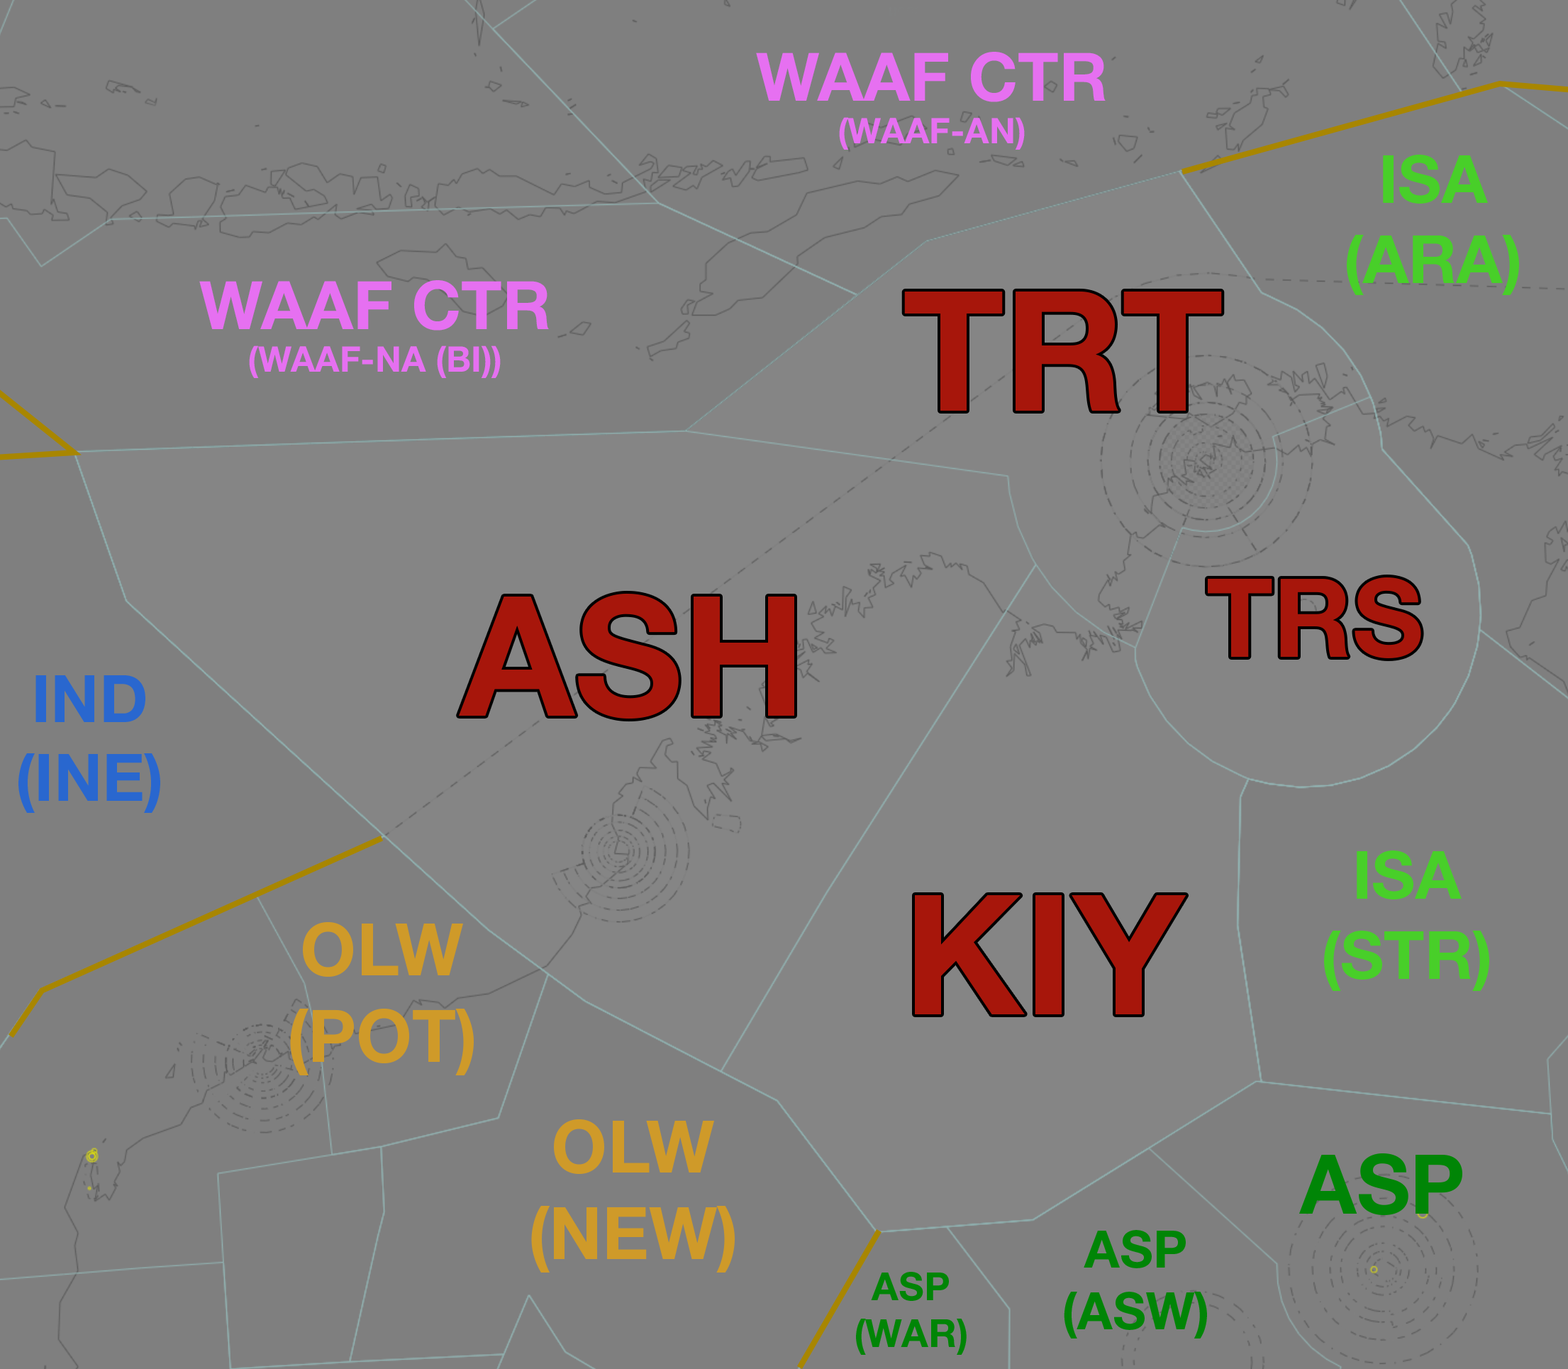
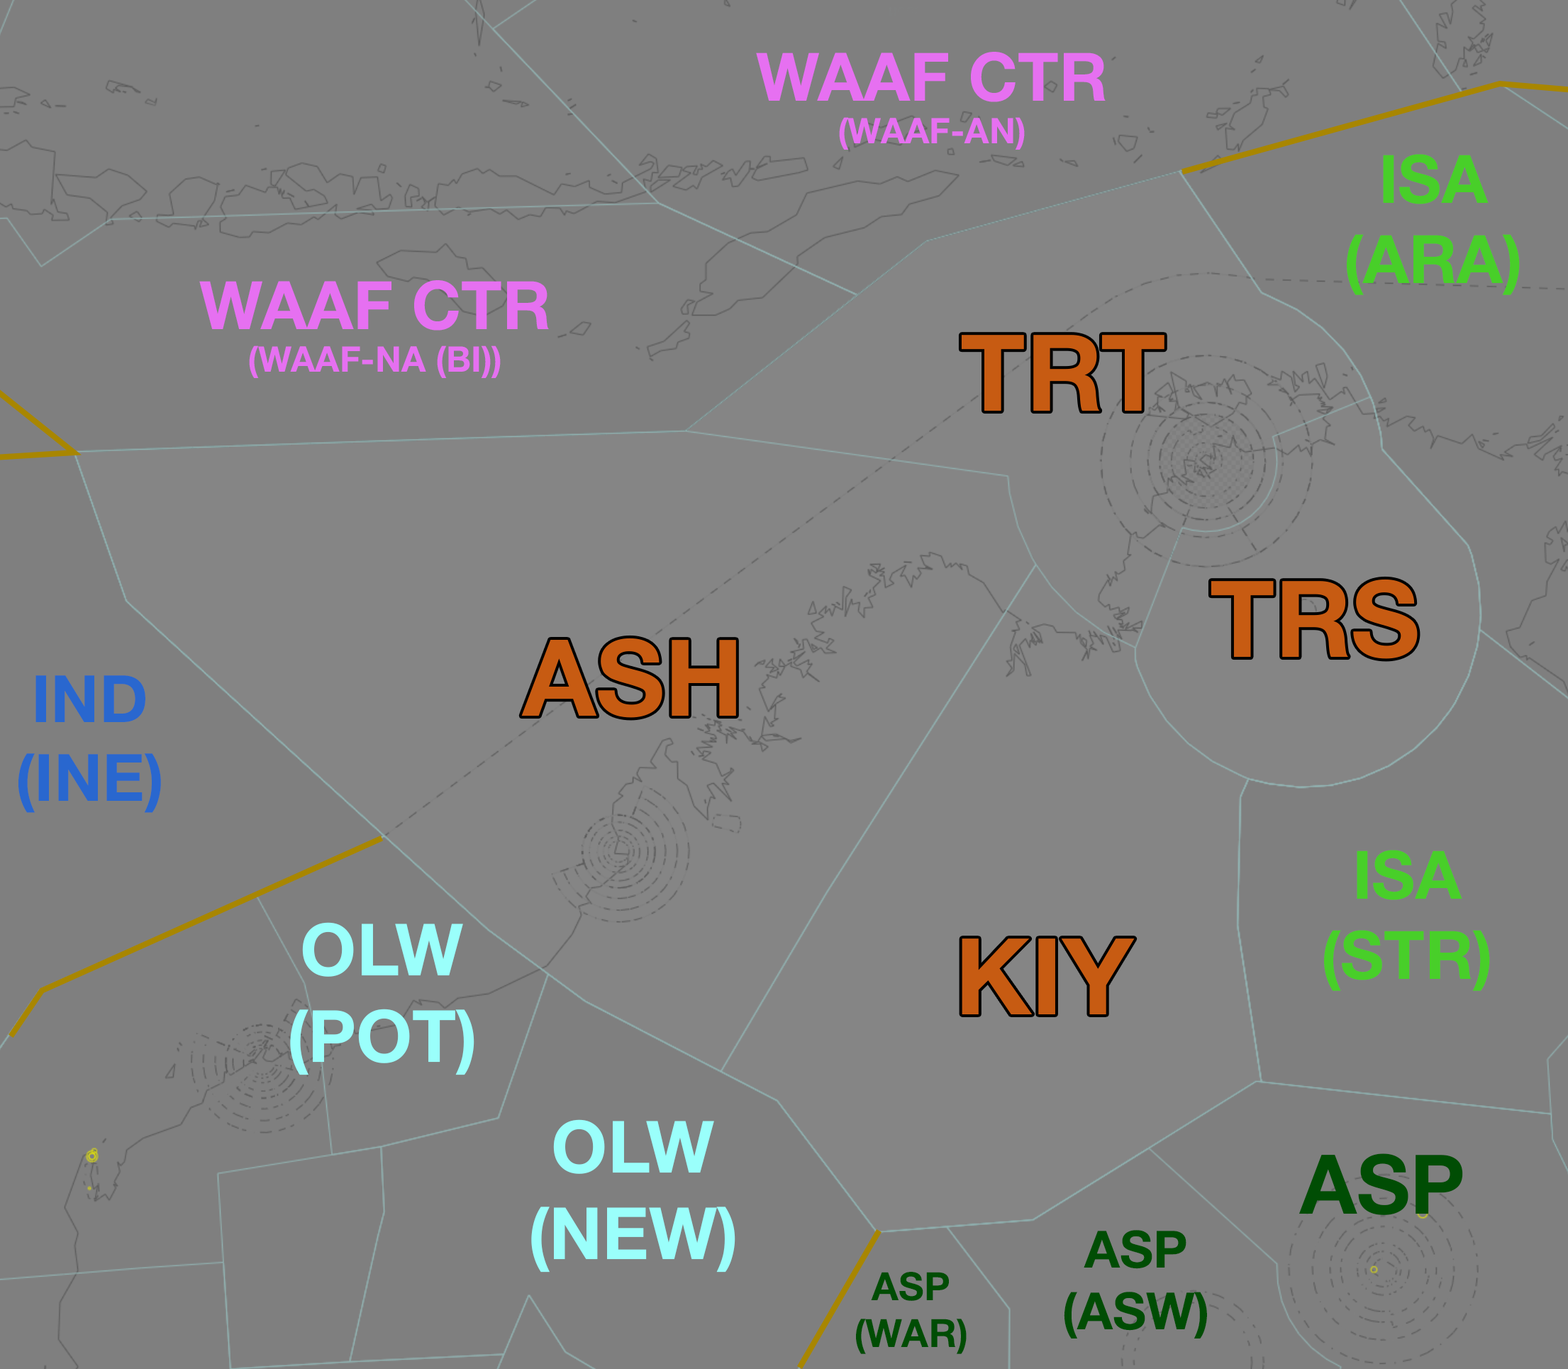
Two versions of the same layered image (1568x1369). Layer-by-layer changes:
painted on "KIY" over [914, 894, 1187, 1015]
painted on "TRS" over [1207, 577, 1422, 659]
painted on "ASH" over [458, 592, 795, 720]
painted on "TRT" over [904, 290, 1222, 412]
painted on "OLW (NEW)" over [531, 1119, 736, 1273]
painted on "OLW (POT)" over [290, 921, 475, 1076]
painted on "ASP" over [1299, 1153, 1464, 1215]
painted on "ASP (ASW)" over [1063, 1229, 1208, 1339]
painted on "ASP (WAR)" over [855, 1271, 967, 1355]
painted on "ISA (STR)" over [1324, 849, 1490, 991]
painted on "ISA (ARA)" over [1346, 153, 1520, 296]
painted on "IND (INE)" over [18, 675, 161, 813]